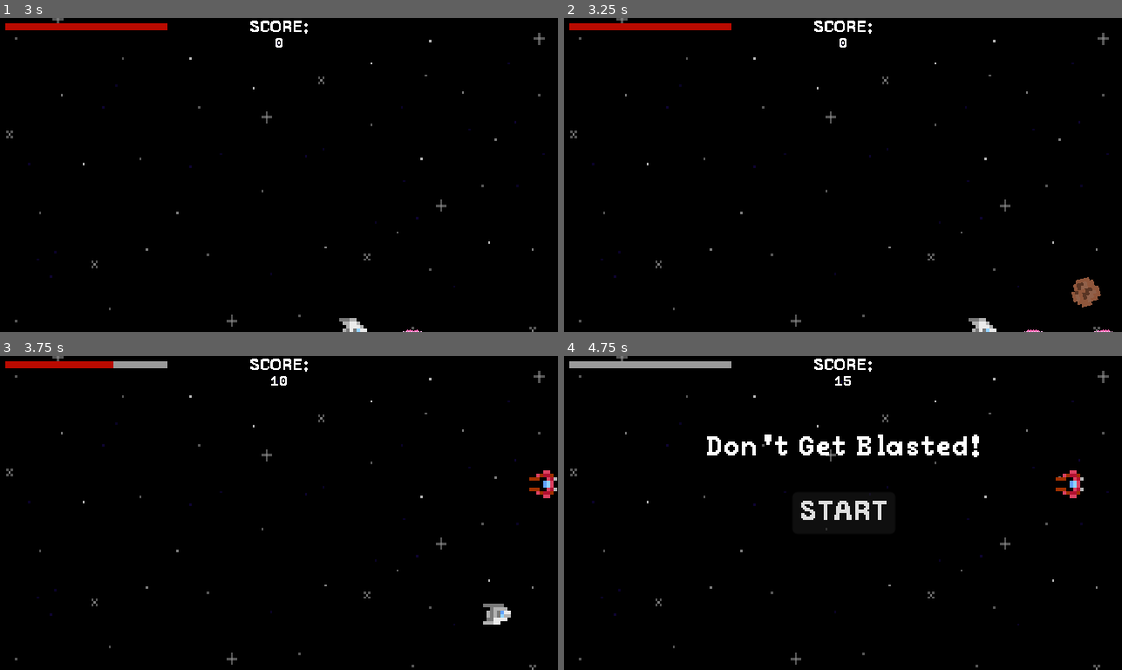
Above: before the commit, frames 1-4 (two rows, left to right).
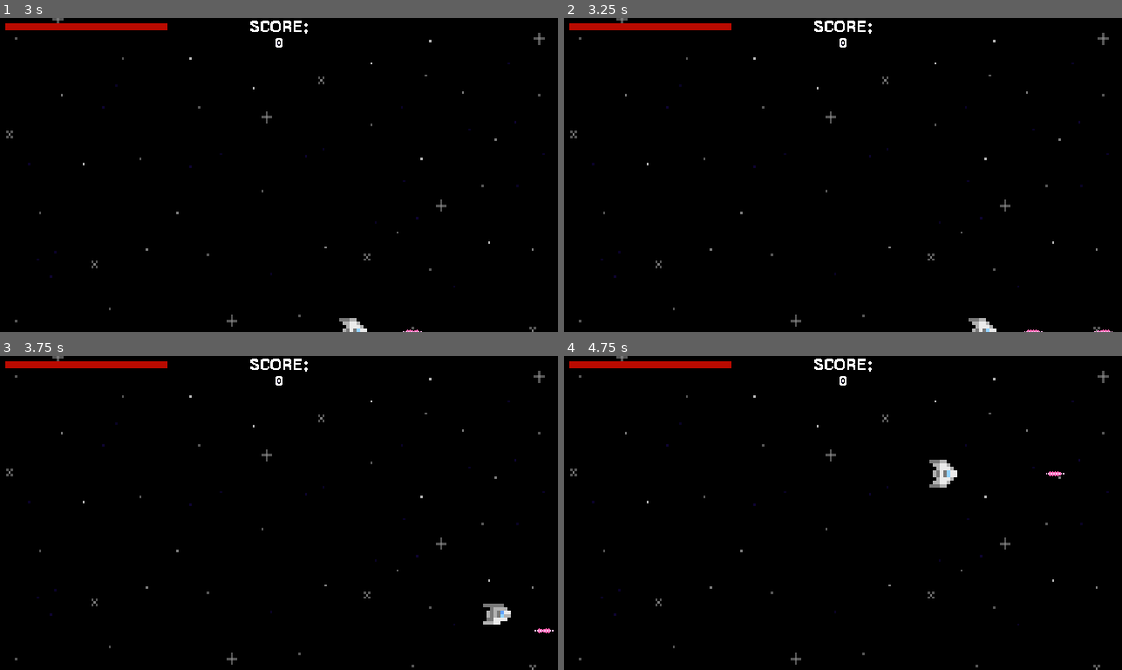
Above: after the commit, the same moments.

Repository: EwBax/dont-get-blasted
Game: Godot game, scene res://Scenes/main.tscn
Two runs of this game, one before a commit and one after it. Both use one fixed random seed, a clock stepped at 60 frames per second and the inputs below.
Inputs (mouse positions are in pixels of both pictures, inside the frame that each line leads up to):
- Up to frame 1 (3 s): click "START" at 0.5 s; tap Enter at 1.25 s; move the mouse to (401, 159) at 1.27 s; press the mouse at (401, 159) at 1.28 s; hold D (move_right) 1.28-2.03 s; move the mouse to (167, 190) at 2.02 s; release the mouse at (167, 190) at 2.03 s; hold S (move_down) 2.03-2.78 s; click (167, 190) at 2.1 s; move the mouse to (334, 105) at 2.77 s; press the mouse at (334, 105) at 2.78 s; hold D (move_right) from 2.78 s (still down)
- Up to frame 2 (3.25 s): keep holding D (move_right)
- Up to frame 3 (3.75 s): move the mouse to (251, 575) at 3.52 s; release D (move_right) at 3.53 s; release the mouse at (251, 575) at 3.53 s; hold W (move_up) from 3.53 s (still down); click (251, 575) at 3.6 s
- Up to frame 4 (4.75 s): move the mouse to (1010, 560) at 4.27 s; release W (move_up) at 4.28 s; press the mouse at (1010, 560) at 4.28 s; hold A (move_left) from 4.28 s (still down)

Frame 1 is identical in both runs. In frame 2, 0.3% of the frame differs, in the area x 90-97%, y 82-93%; in frame 3, 0.5%; in frame 4, 2.9%, in the area x 0-94%, y 1-56%.

Commit message:
Enemy shooting

Diff:
--- a/Scenes/enemy_laser.tscn
+++ b/Scenes/enemy_laser.tscn
@@ -8,7 +8,8 @@
 height = 6.0
 
 [node name="EnemyLaser" type="RigidBody2D" groups=["friendly"]]
-collision_layer = 2
+collision_layer = 8
+collision_mask = 2
 gravity_scale = 0.0
 max_contacts_reported = 1
 contact_monitor = true
@@ -16,6 +17,7 @@
 
 [node name="Sprite2D" type="Sprite2D" parent="."]
 rotation = -1.5708
+scale = Vector2(2, 2)
 texture = ExtResource("2_yt5iv")
 
 [node name="VisibleOnScreenNotifier2D" type="VisibleOnScreenNotifier2D" parent="."]
--- a/Scenes/enemy_ship.tscn
+++ b/Scenes/enemy_ship.tscn
@@ -24,7 +24,7 @@
 }],
 "loop": true,
 "name": &"bank port",
-"speed": 5.0
+"speed": 1.0
 }, {
 "frames": [{
 "duration": 1.0,
@@ -32,7 +32,7 @@
 }],
 "loop": true,
 "name": &"bank_starboard",
-"speed": 5.0
+"speed": 1.0
 }, {
 "frames": [{
 "duration": 1.0,
@@ -43,9 +43,9 @@
 "speed": 5.0
 }]
 
-[node name="EnemyShip" type="CharacterBody2D"]
+[node name="EnemyShip" type="CharacterBody2D" groups=["enemies"]]
 scale = Vector2(2, 2)
-collision_mask = 2
+collision_mask = 6
 script = ExtResource("1_o7dvd")
 laser_bolt_scene = ExtResource("2_8adig")
 metadata/_edit_group_ = true
@@ -53,15 +53,12 @@
 [node name="AnimatedSprite2D" type="AnimatedSprite2D" parent="."]
 rotation = -1.5708
 sprite_frames = SubResource("SpriteFrames_rf7tr")
-animation = &"bank port"
-
-[node name="CollisionPolygon2D" type="CollisionPolygon2D" parent="."]
-polygon = PackedVector2Array(-3, -1, -3, 1, 0, 3, 2, 3, 3, 2, 3, -2, 2, -3, 0, -3)
+animation = &"bank_starboard"
 
 [node name="TargetPosition" type="Node2D" parent="."]
 
 [node name="Area2D" type="Area2D" parent="."]
-collision_mask = 2
+collision_mask = 6
 
 [node name="CollisionPolygon2D" type="CollisionPolygon2D" parent="Area2D"]
 polygon = PackedVector2Array(-4, -2, -4, 2, 0, 4, 2, 4, 4, 2, 4, -2, 2, -4, 0, -4)
@@ -72,6 +69,9 @@
 wait_time = 3.0
 one_shot = true
 
+[node name="FirePosition" type="Node2D" parent="."]
+position = Vector2(-4.5, 0)
+
 [connection signal="area_entered" from="Area2D" to="." method="_on_area_entered"]
 [connection signal="timeout" from="LaserTimer" to="." method="_on_laser_timer_timeout"]
 [connection signal="timeout" from="MoveTimer" to="." method="_on_move_timer_timeout"]
--- a/Scenes/friendly_laser.tscn
+++ b/Scenes/friendly_laser.tscn
@@ -8,7 +8,7 @@
 height = 6.0
 
 [node name="FriendlyLaser" type="RigidBody2D" groups=["friendly"]]
-collision_layer = 2
+collision_layer = 4
 gravity_scale = 0.0
 max_contacts_reported = 1
 contact_monitor = true
--- a/Scenes/main.tscn
+++ b/Scenes/main.tscn
@@ -28,14 +28,14 @@
 texture = ExtResource("2_x3lo2")
 
 [node name="AsteroidTimer" type="Timer" parent="."]
-wait_time = 0.5
+wait_time = 4.0
 
 [node name="StartTimer" type="Timer" parent="."]
 wait_time = 2.0
 one_shot = true
 
 [node name="EnemyShipTimer" type="Timer" parent="."]
-one_shot = true
+wait_time = 8.0
 
 [node name="Menu" parent="." groups=["score_tracker"] instance=ExtResource("4_o4klt")]
 
--- a/Scenes/player.tscn
+++ b/Scenes/player.tscn
@@ -44,6 +44,7 @@
 
 [node name="Player" type="Area2D" groups=["friendly"]]
 collision_layer = 2
+collision_mask = 9
 script = ExtResource("1_15aep")
 speed = 150
 metadata/_edit_group_ = true
--- a/Scripts/enemy_ship.gd
+++ b/Scripts/enemy_ship.gd
@@ -1,7 +1,7 @@
 extends CharacterBody2D
 
 @export var laser_bolt_scene : PackedScene
-@export var laser_speed = 300
+@export var laser_speed = 100
 @export var max_move_distance = 80
 @export var min_move_distance = 30
 @export var speed = 50
@@ -100,7 +100,7 @@
 
 	var laser = laser_bolt_scene.instantiate()
 
-	laser.position = Vector2(screen_size.x / 2, screen_size.y / 2)
+	laser.position = $FirePosition.position
 	laser.linear_velocity = Vector2(-laser_speed, 0)
 
 	add_child(laser)
--- a/Scripts/main.gd
+++ b/Scripts/main.gd
@@ -1,6 +1,7 @@
 extends Node
 
-
+@export var asteroid_max_speed = 150
+@export var asteroid_min_speed = 75
 @export var asteroid_scene: PackedScene
 @export var enemy_ship_scene: PackedScene
 var score
@@ -30,7 +31,7 @@
 	asteroid.rotation = direction
 
 	# Choose the velocity for the asteroid
-	var velocity = Vector2(randf_range(150.0, 200.0), 0.0)
+	var velocity = Vector2(randf_range(asteroid_min_speed, asteroid_max_speed), 0.0)
 	asteroid.linear_velocity = velocity.rotated(direction)
 
 	# spawning the asteroid
@@ -40,6 +41,7 @@
 func game_over():
 	$AsteroidTimer.stop()
 	$EnemyShipTimer.stop()
+	get_tree().call_group("enemies", "destroy")
 	$Player.hide()
 	$Menu.show()
 
--- a/project.godot
+++ b/project.godot
@@ -58,6 +58,8 @@
 
 2d_physics/layer_1="Enemies"
 2d_physics/layer_2="Player"
+2d_physics/layer_3="FriendlyProjectiles"
+2d_physics/layer_4="EnemyProjectiles"
 
 [rendering]
 
